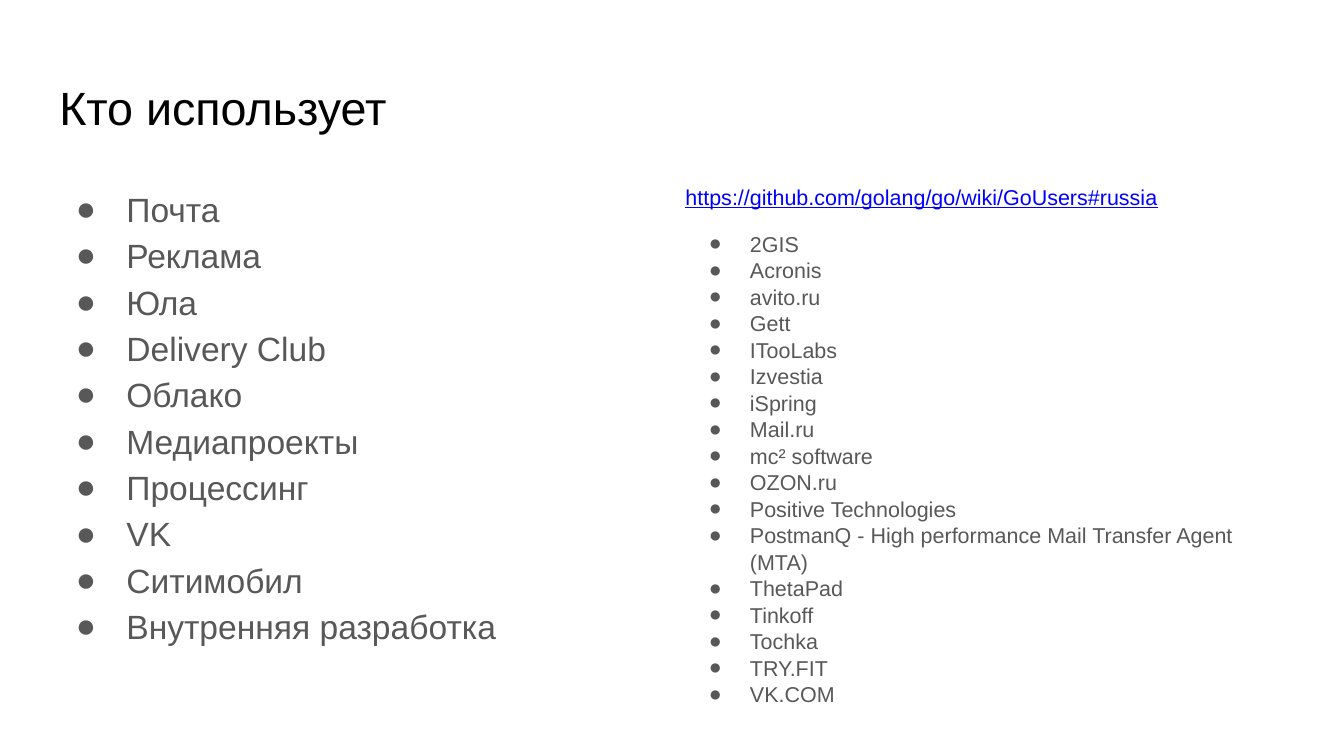
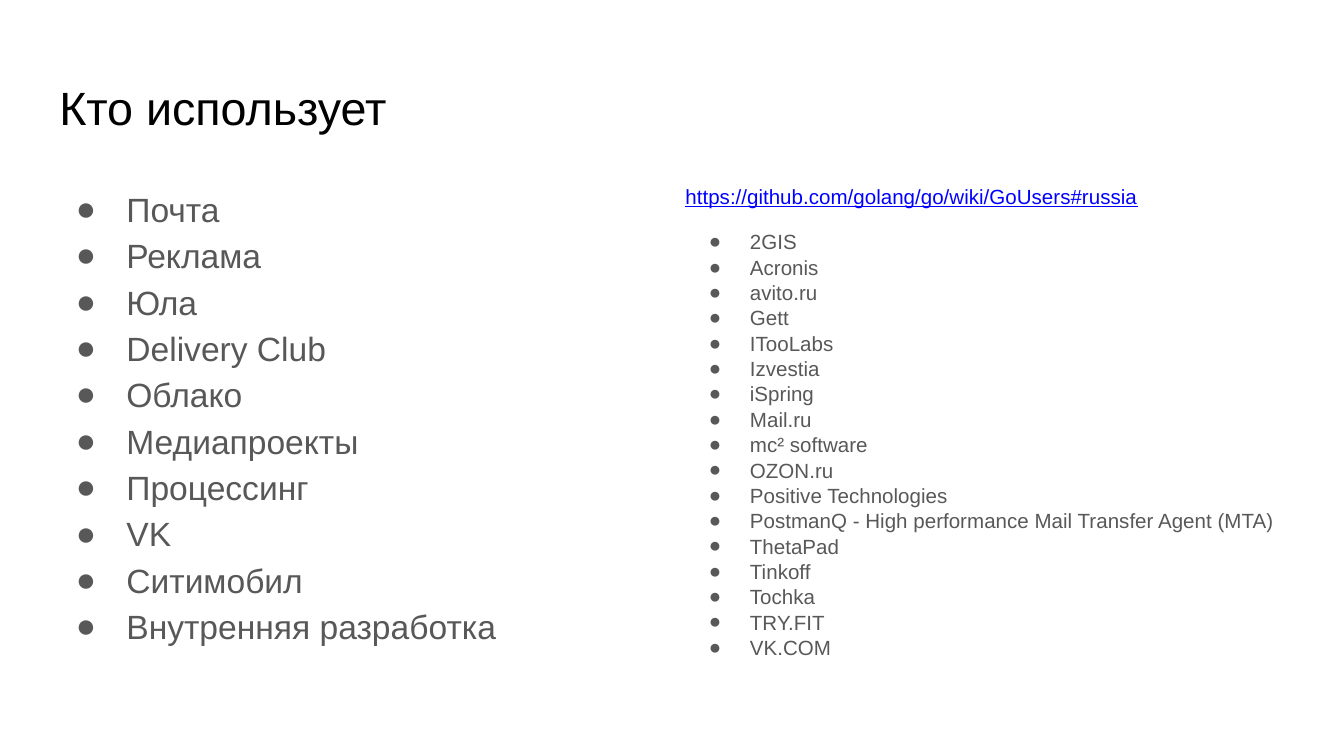
Before and after one commit to Mr-S-Mirzoev/Go-Projects, a slide deck: slide 8 of 1/MAILRU-GO Лекция 1.pptx. Drawn at 1344x756 pixels with LibreOffice and Linux fonts; fonts in the diff are those of the drawing. Boxes give left, top, right and bottom in pixels: in the first picture for what was removed or moved away, otherwise in the second. Text is boxed around its words. In the diff, an @@ line names an element or a change of style, - is before the commit and + after.

```diff
--- a/1/MAILRU-GO Лекция 1.pptx
+++ b/1/MAILRU-GO Лекция 1.pptx
@@ text "https://github.com/golang/go/wiki/GoUsers#russia" at (685, 189, 1274, 655): size 11.5 to 11 pt @@
```
Also in this commit, not shown: 1 other slide changed, 13 other files.
